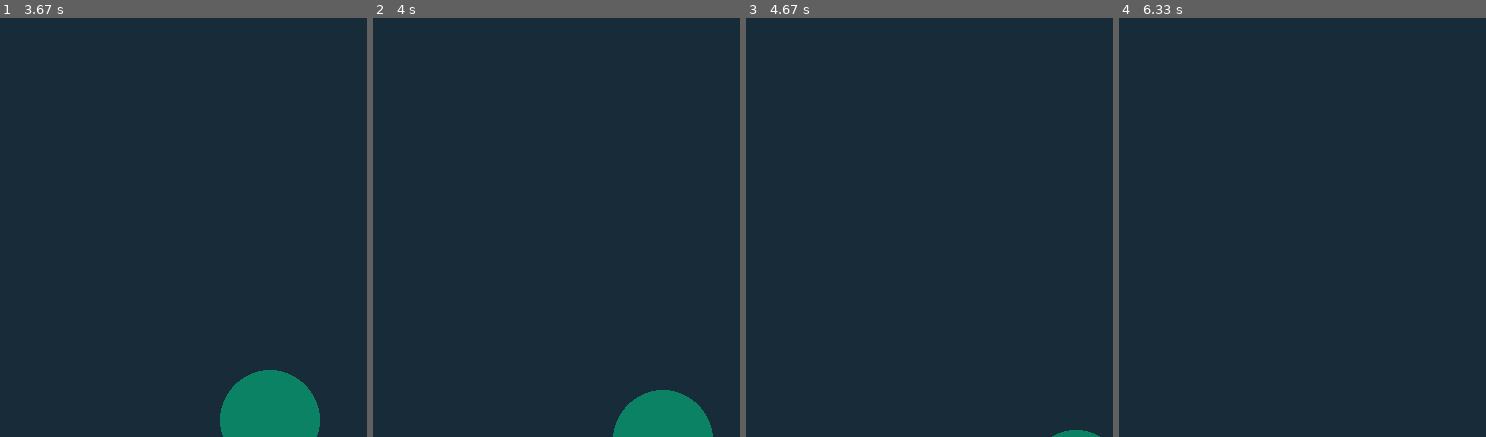
Above: before the commit, frames 1-4 (left to right).
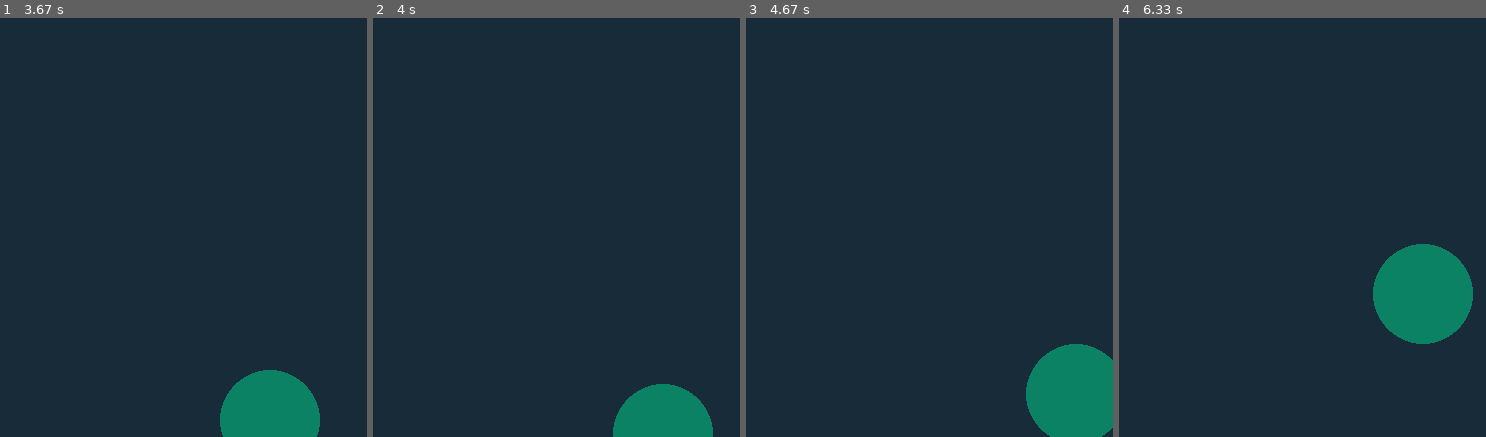
Above: after the commit, the same moments.

Repository: rsera/Junior-Knights
Game: pygame game, started from Pygame Code/Pygame 2/ChangingDirection.py
Two runs of this game, one before a commit and one after it. Both use one fixed random seed, a clock stepped at 60 frames per second and the inputs below.
Inputs:
- Up to frame 1 (3.67 s): no input
- Up to frame 2 (4 s): no input
- Up to frame 3 (4.67 s): no input
- Up to frame 4 (6.33 s): no input

Frame 1 is identical in both runs. In frame 2, 0.4% of the frame differs, in the area x 65-93%, y 87-100%; in frame 3, 4.4%; in frame 4, 5.1%, in the area x 69-97%, y 53-78%.

Commit message:
pygame 2 slides and example code

Diff:
--- /dev/null
+++ b/Pygame Code/MoveWithArrows.py
@@ -0,0 +1,62 @@
+# Always import pygame and sys (system)
+import pygame, sys
+from pygame.locals import *
+
+# Always initialize before any other pygame code
+pygame.init()
+
+# Now we begin the "stuff that is done once."
+
+# Create a window surface object
+canvas = pygame.display.set_mode((640,480))
+# You can set a caption at the top of the window
+pygame.display.set_caption("Move with Arrows")
+
+# Make some color variables
+teal = pygame.Color(11, 130, 100)
+slate = pygame.Color(23, 43, 56)
+
+# Make the position values for the circle variable
+x = 320
+y = 240
+
+# Also make variables for the rate of change ("delta") of the position
+dx = 1
+dy = 1
+
+# Now we begin the "stuff that's done every game loop."
+
+# Our game loop is a while True loop
+while True:
+    # fill fills in the entire window with the designated color
+    canvas.fill(slate)
+
+    # we want to draw our shapes below canvas.fill(), because otherwise, we'd be filling over our shapes
+    pygame.draw.circle(canvas, teal, (x, y), 50)
+
+    # We need a for loop to handle events
+    for event in pygame.event.get(): #get() returns a list of all the events that occurred since last time it was called
+        # We have 2 methods for closing the window. You can use 1 or both of them.
+        # Method #1 for closing the window: closing by clicking the X
+        if event.type == QUIT:
+            pygame.quit() # quit is the opposite of init
+            sys.exit()
+        # Method #2 for closing the window: closing by pressing the escape key
+        if event.type == KEYUP:
+            if event.key == K_ESCAPE:
+                pygame.quit()
+                sys.exit()
+
+    # Instead of constantly moving the circle, move it only upon key presses
+    pressed = pygame.key.get_pressed()
+    if pressed[K_UP] == True:
+        y -= dy
+    if pressed[K_DOWN] == True:
+        y += dy
+    if pressed[K_LEFT] == True:
+        x -= dx
+    if pressed[K_RIGHT] == True:
+        x += dx
+
+    # update draws the window (and its contents) at the end of every loop
+    pygame.display.update()
--- a/Pygame Code/MovingCircle.py
+++ b/Pygame Code/Pygame 2/ChangingDirection.py
@@ -10,7 +10,7 @@
 # Create a window surface object
 canvas = pygame.display.set_mode((640,480))
 # You can set a caption at the top of the window
-pygame.display.set_caption("Moving Circle")
+pygame.display.set_caption("ChangingDirection")
 
 # Make some color variables
 teal = pygame.Color(11, 130, 100)
@@ -19,6 +19,10 @@
 # Make the position values for the circle variable
 x = 320
 y = 240
+
+# Also make variables for the rate of change ("delta") of the position
+dx = 1
+dy = 1
 
 # Now we begin the "stuff that's done every game loop."
 
@@ -30,8 +34,14 @@
     # we want to draw our shapes below canvas.fill(), because otherwise, we'd be filling over our shapes
     pygame.draw.circle(canvas, teal, (x, y), 50)
 
-    x = x + 1
-    y = y + 1
+    if x >= 640 or x <= 0:
+        dx = -dx
+
+    if y >= 480 or y <= 0:
+        dy = -dy
+
+    x = x + dx
+    y = y + dy
 
     # Slow down the frame rate to show the movement more slowly
     clockObject = pygame.time.Clock()
@@ -50,10 +60,5 @@
                 pygame.quit()
                 sys.exit()
 
-        # Once we want to deal with other events (like the player clicking mouse buttons
-        # or pressing keys), we'll use elif statements here, after the exit checks
-        # to check for those events too
-
-
     # update draws the window (and its contents) at the end of every loop
     pygame.display.update()
--- /dev/null
+++ b/Pygame Code/Pygame 2/MouseEvents.py
@@ -0,0 +1,64 @@
+# Always import pygame and sys (system)
+import pygame, sys
+from pygame.locals import *
+
+# Always initialize before any other pygame code
+pygame.init()
+
+# Now we begin the "stuff that is done once."
+
+# Create a window surface object
+canvas = pygame.display.set_mode((640,480))
+# You can set a caption at the top of the window
+pygame.display.set_caption("MouseEvents")
+
+# Make some color variables
+teal = pygame.Color(11, 130, 100)
+slate = pygame.Color(23, 43, 56)
+
+clickList = []
+
+# Now we begin the "stuff that's done every game loop."
+
+# Our game loop is a while True loop
+while True:
+    # fill fills in the entire window with the designated color
+    canvas.fill(slate)
+
+    # We need a for loop to handle events
+    for event in pygame.event.get(): #get() returns a list of all the events that occurred since last time it was called
+    # We have 2 methods for closing the window. You can use 1 or both of them.
+        # Method #1 for closing the window: closing by clicking the X
+        if event.type == QUIT:
+            pygame.quit() # quit is the opposite of init
+            sys.exit()
+        # Method #2 for closing the window: closing by pressing the escape key
+        if event.type == KEYDOWN:
+            if event.key == K_ESCAPE:
+                pygame.quit()
+                sys.exit()
+
+        # continually get the position of the cursor and store it
+        elif event.type == MOUSEMOTION:
+            mouseX, mouseY = event.pos
+
+        # mouse button clicks make blocks appear
+        elif event.type == MOUSEBUTTONDOWN:
+            #mousePressedX, mousePressedY = event.pos
+            clickList.append(event.pos)
+            if event.button in (1, 2, 3):
+                #left middle or right mouse click
+                rectColor = teal
+            elif event.button in (4,5):
+                #mouse scrolled up or down
+                rectColor = pygame.Color(200, 0, 0)
+
+    #Draw a rectangle where the mouse was last clicked.
+    for click in clickList:
+        pygame.draw.rect(canvas, rectColor, click +(20,40))
+
+    #Draw a circle where the mouse currently is
+    pygame.draw.circle(canvas, teal, (mouseX, mouseY), 25, 0)
+
+    # update draws the window (and its contents) at the end of every loop
+    pygame.display.update()
--- /dev/null
+++ b/Pygame Code/Pygame 2/MovingCircle.py
@@ -0,0 +1,54 @@
+# Always import pygame and sys (system)
+import pygame, sys
+from pygame.locals import *
+
+# Always initialize before any other pygame code
+pygame.init()
+
+# Now we begin the "stuff that is done once."
+
+# Create a window surface object
+canvas = pygame.display.set_mode((640,480))
+# You can set a caption at the top of the window
+pygame.display.set_caption("Moving Circle")
+
+# Make some color variables
+teal = pygame.Color(11, 130, 100)
+slate = pygame.Color(23, 43, 56)
+
+# Make the position values for the circle variable
+x = 320
+y = 240
+
+# Now we begin the "stuff that's done every game loop."
+
+# Our game loop is a while True loop
+while True:
+    # fill fills in the entire window with the designated color
+    canvas.fill(slate)
+
+    # we want to draw our shapes below canvas.fill(), because otherwise, we'd be filling over our shapes
+    pygame.draw.circle(canvas, teal, (x, y), 50)
+
+    x = x + 1
+    y = y + 1
+
+    # Slow down the frame rate to show the movement more slowly
+    clockObject = pygame.time.Clock()
+    #clockObject.tick(30)
+
+    # We need a for loop to handle events
+    for event in pygame.event.get(): #get() returns a list of all the events that occurred since last time it was called
+        # We have 2 methods for closing the window. You can use 1 or both of them.
+        # Method #1 for closing the window: closing by clicking the X
+        if event.type == QUIT:
+            pygame.quit() # quit is the opposite of init
+            sys.exit()
+        # Method #2 for closing the window: closing by pressing the escape key
+        if event.type == KEYDOWN:
+            if event.key == K_ESCAPE:
+                pygame.quit()
+                sys.exit()
+
+    # update draws the window (and its contents) at the end of every loop
+    pygame.display.update()
--- /dev/null
+++ b/Pygame Code/Pygame 2/MovingCircleDelta.py
@@ -0,0 +1,57 @@
+# Always import pygame and sys (system)
+import pygame, sys
+from pygame.locals import *
+
+# Always initialize before any other pygame code
+pygame.init()
+
+# Now we begin the "stuff that is done once."
+
+# Create a window surface object
+canvas = pygame.display.set_mode((640,480))
+# You can set a caption at the top of the window
+pygame.display.set_caption("Moving Circle")
+
+# Make some color variables
+teal = pygame.Color(11, 130, 100)
+slate = pygame.Color(23, 43, 56)
+
+# Make the position values for the circle variable
+x = 320
+y = 240
+
+dx = 1
+dy = 1
+
+# Now we begin the "stuff that's done every game loop."
+
+# Our game loop is a while True loop
+while True:
+    # fill fills in the entire window with the designated color
+    canvas.fill(slate)
+
+    # we want to draw our shapes below canvas.fill(), because otherwise, we'd be filling over our shapes
+    pygame.draw.circle(canvas, teal, (x, y), 50)
+
+    x = x + dx
+    y = y + dy
+
+    # Slow down the frame rate to show the movement more slowly
+    clockObject = pygame.time.Clock()
+    #clockObject.tick(30)
+
+    # We need a for loop to handle events
+    for event in pygame.event.get(): #get() returns a list of all the events that occurred since last time it was called
+        # We have 2 methods for closing the window. You can use 1 or both of them.
+        # Method #1 for closing the window: closing by clicking the X
+        if event.type == QUIT:
+            pygame.quit() # quit is the opposite of init
+            sys.exit()
+        # Method #2 for closing the window: closing by pressing the escape key
+        if event.type == KEYDOWN:
+            if event.key == K_ESCAPE:
+                pygame.quit()
+                sys.exit()
+
+    # update draws the window (and its contents) at the end of every loop
+    pygame.display.update()
--- a/Pygame Code/MovingCircleDelta.py
+++ b/Pygame Code/Pygame 2/SpawnAPellet.py
@@ -1,5 +1,5 @@
 # Always import pygame and sys (system)
-import pygame, sys
+import pygame, sys, random
 from pygame.locals import *
 
 # Always initialize before any other pygame code
@@ -10,7 +10,7 @@
 # Create a window surface object
 canvas = pygame.display.set_mode((640,480))
 # You can set a caption at the top of the window
-pygame.display.set_caption("Moving Circle")
+pygame.display.set_caption("SpawnAPellet")
 
 # Make some color variables
 teal = pygame.Color(11, 130, 100)
@@ -20,22 +20,18 @@
 x = 320
 y = 240
 
+# Also make variables for the rate of change ("delta") of the position
+dx = 1
+dy = 1
+
+pelletList = []
+
 # Now we begin the "stuff that's done every game loop."
 
 # Our game loop is a while True loop
 while True:
     # fill fills in the entire window with the designated color
     canvas.fill(slate)
-
-    # we want to draw our shapes below canvas.fill(), because otherwise, we'd be filling over our shapes
-    pygame.draw.circle(canvas, teal, (x, y), 50)
-
-    x = x + 1
-    y = y + 1
-
-    # Slow down the frame rate to show the movement more slowly
-    clockObject = pygame.time.Clock()
-    #clockObject.tick(30)
 
     # We need a for loop to handle events
     for event in pygame.event.get(): #get() returns a list of all the events that occurred since last time it was called
@@ -45,15 +41,18 @@
             pygame.quit() # quit is the opposite of init
             sys.exit()
         # Method #2 for closing the window: closing by pressing the escape key
-        if event.type == KEYDOWN:
+        if event.type == KEYUP:
             if event.key == K_ESCAPE:
                 pygame.quit()
                 sys.exit()
 
-        # Once we want to deal with other events (like the player clicking mouse buttons
-        # or pressing keys), we'll use elif statements here, after the exit checks
-        # to check for those events too
+        # if we press the "p" key down, we'll generate a random position for the pellet
+        if event.type == KEYDOWN:
+            if event.key == K_p:
+                x = random.randint(10,630)
+                y = random.randint(10,470)
 
+    pygame.draw.circle(canvas, teal, (x, y), 10)
 
     # update draws the window (and its contents) at the end of every loop
     pygame.display.update()
--- a/Pygame Code/ChangingDirection.py
+++ b/Pygame Code/Pygame 2/SpawnAPelletList.py
@@ -1,5 +1,5 @@
 # Always import pygame and sys (system)
-import pygame, sys
+import pygame, sys, random
 from pygame.locals import *
 
 # Always initialize before any other pygame code
@@ -10,19 +10,13 @@
 # Create a window surface object
 canvas = pygame.display.set_mode((640,480))
 # You can set a caption at the top of the window
-pygame.display.set_caption("Moving Circle")
+pygame.display.set_caption("SpawnAPelletList")
 
 # Make some color variables
 teal = pygame.Color(11, 130, 100)
 slate = pygame.Color(23, 43, 56)
 
-# Make the position values for the circle variable
-x = 320
-y = 240
-
-# Also make variables for the rate of change ("delta") of the position
-dx = 1
-dy = 1
+pelletList = []
 
 # Now we begin the "stuff that's done every game loop."
 
@@ -30,22 +24,6 @@
 while True:
     # fill fills in the entire window with the designated color
     canvas.fill(slate)
-
-    # we want to draw our shapes below canvas.fill(), because otherwise, we'd be filling over our shapes
-    pygame.draw.circle(canvas, teal, (x, y), 50)
-
-    if x >= 640 or x <= 0:
-        dx = -dx
-
-    if y >=480 or y<= 0:
-        dy = -dy
-
-    x = x + dx
-    y = y + dy
-
-    # Slow down the frame rate to show the movement more slowly
-    clockObject = pygame.time.Clock()
-    #clockObject.tick(30)
 
     # We need a for loop to handle events
     for event in pygame.event.get(): #get() returns a list of all the events that occurred since last time it was called
@@ -55,15 +33,20 @@
             pygame.quit() # quit is the opposite of init
             sys.exit()
         # Method #2 for closing the window: closing by pressing the escape key
-        if event.type == KEYDOWN:
+        if event.type == KEYUP:
             if event.key == K_ESCAPE:
                 pygame.quit()
                 sys.exit()
 
-        # Once we want to deal with other events (like the player clicking mouse buttons
-        # or pressing keys), we'll use elif statements here, after the exit checks
-        # to check for those events too
+        # We'll also handle keydown events and check for the "p" key to spawn a pellet
+        if event.type == KEYDOWN:
+            if event.key == K_p:
+                x = random.randint(10,630)
+                y = random.randint(10,470)
+                pelletList.append((x,y))
 
+    for point in pelletList:
+        pygame.draw.circle(canvas, teal, point, 10)
 
     # update draws the window (and its contents) at the end of every loop
     pygame.display.update()
Renamed: Pygame Code/carrot.jpg -> Pygame Code/Other examples/carrot.jpg
Renamed: Pygame Code/piggy.jpg -> Pygame Code/Other examples/piggy.jpg
Renamed: Pygame Code/piggypong.py -> Pygame Code/Other examples/piggypong.py
Renamed: Pygame Code/ClosingAWindow.py -> Pygame Code/Pygame 1/ClosingAWindow.py
Renamed: Pygame Code/DrawingImages.py -> Pygame Code/Pygame 1/DrawingImages.py
Renamed: Pygame Code/DrawingShapes.py -> Pygame Code/Pygame 1/DrawingShapes.py
Renamed: Pygame Code/MakingAWindow.py -> Pygame Code/Pygame 1/MakingAWindow.py
Not shown, changed: Python Day 10 Pygame 2.pptx
